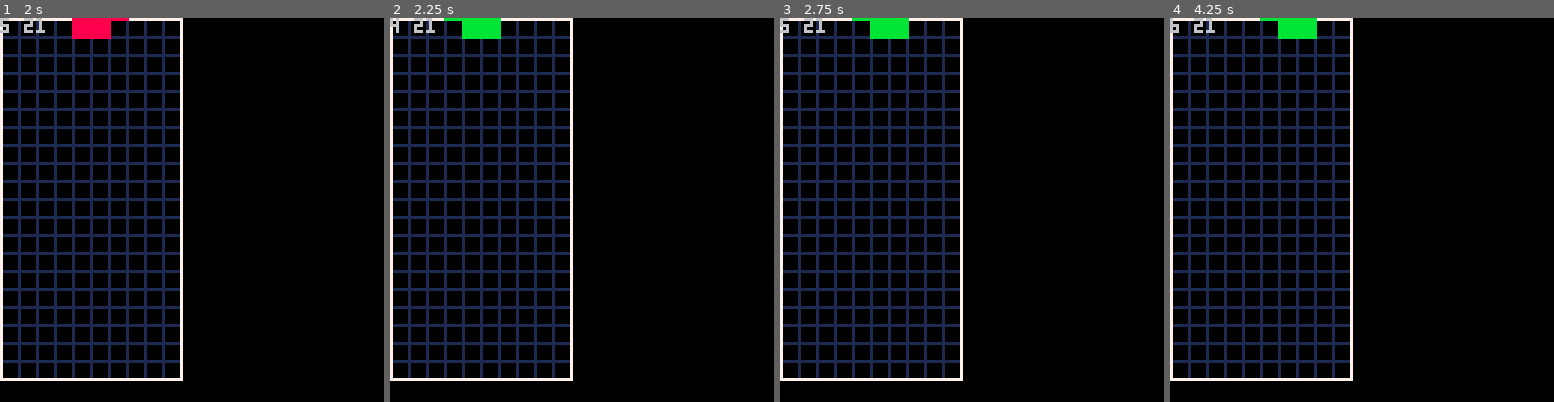
Above: before the commit, frames 1-4 (left to right).
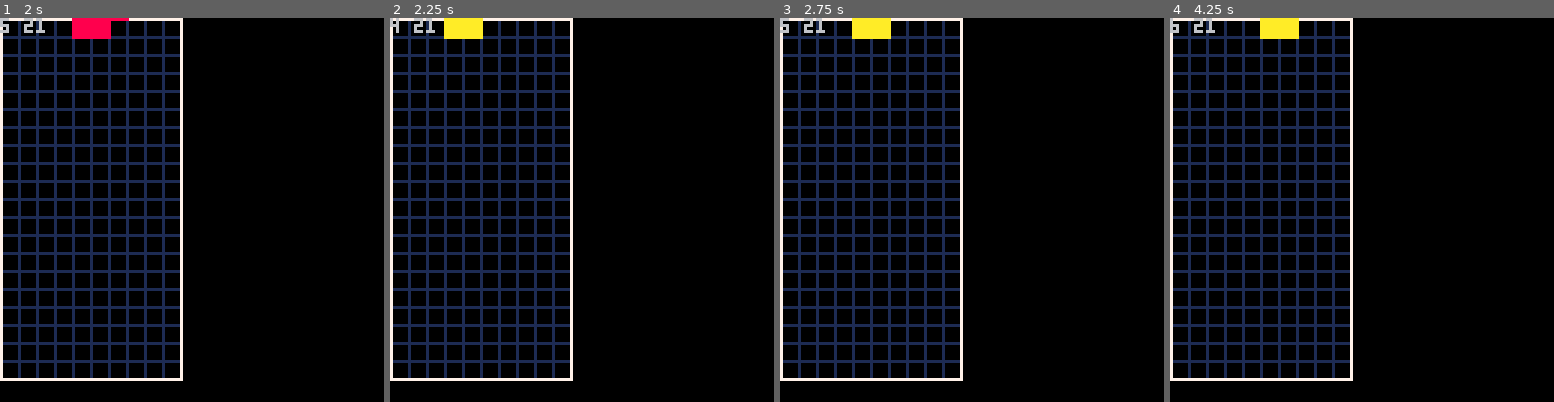
Above: after the commit, the same moments.

Repository: tesselode/tera
Game: PICO-8 cartridge tris.p8
Same seed, same stepped clock (60 frames per second), same inputs: the game is played once before the commit and once after it.
Inputs:
- Up to frame 1 (2 s): hold Right from 1.6 s (still down)
- Up to frame 2 (2.25 s): release Right at 2.1 s; hold Up from 2.15 s (still down)
- Up to frame 3 (2.75 s): release Up at 2.42 s; hold Right from 2.47 s (still down)
- Up to frame 4 (4.25 s): release Right at 3.03 s; hold Left 3.08-3.58 s; hold Right from 4.02 s (still down)

Frame 1 is identical in both runs. In frame 2, 0.8% of the frame differs, in the area x 14-29%, y 0-6%; in frame 3, 0.8%; in frame 4, 0.8%.

Commit message:
fix the randomizer

Diff:
--- a/tris.p8
+++ b/tris.p8
@@ -262,7 +262,7 @@
 	for _ = 1, #shapes do
 		local n = ceil(rnd(#shapes))
 		add(self.next_queue, shapes[n])
-		del(shapes, n)
+		del(shapes, shapes[n])
 	end
 end
 
